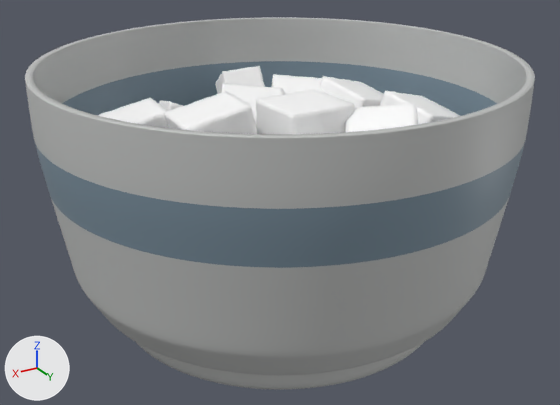
The FBX model Assets/Models/Items/Ingredients/Raw/gula.fbx: old version first, new version second.
One viewpoint serves both versions: a 50 mm camera at (0.375, 0.624, 0.426) aimed at (0.003, 0.006, 0.116). Lighting does not change. The marker at lower left points along +X, +Y and +Z. Where no turn or scale is listed for an object, it has been applied to the vertices.
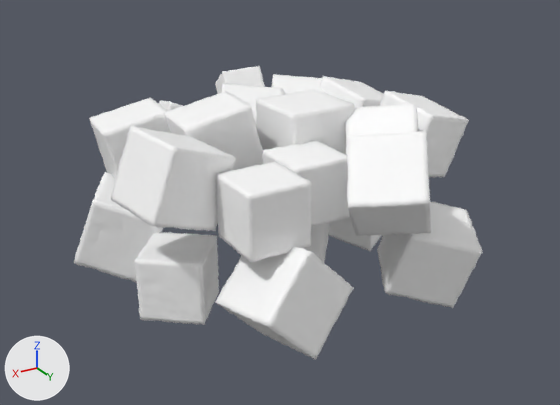
Where the newer file only moved an object's origin or applied its transform, the numbers keep the older frame.

Edits to the bpy script that builds the scene:
```text
Remove ob_bowl:
    ob_bowl = bpy.data.objects.new('bowl', me_cylinder_003)
    ob_bowl.location = (0.0001, 0.0, 0.0043)
```

What differs and where, as boxes [x1, y1, x2, y2] in the pictures (560 x 405 px):
'bowl', deleted
    before: [25, 17, 535, 390]
    faces in mat_gula_bowl (light grey #c3c4c3): [25, 17, 535, 390]
    faces in mat_gula (blue #7c919f): [34, 61, 525, 268]
'Cube.016', unchanged, uncovered by the edit
    after: [215, 246, 354, 360]
'Cube.002', unchanged, uncovered by the edit
    after: [111, 126, 236, 231]
'Cube.007', unchanged, uncovered by the edit
    after: [347, 131, 431, 236]
'Cube.001', unchanged, uncovered by the edit
    after: [216, 161, 312, 262]
